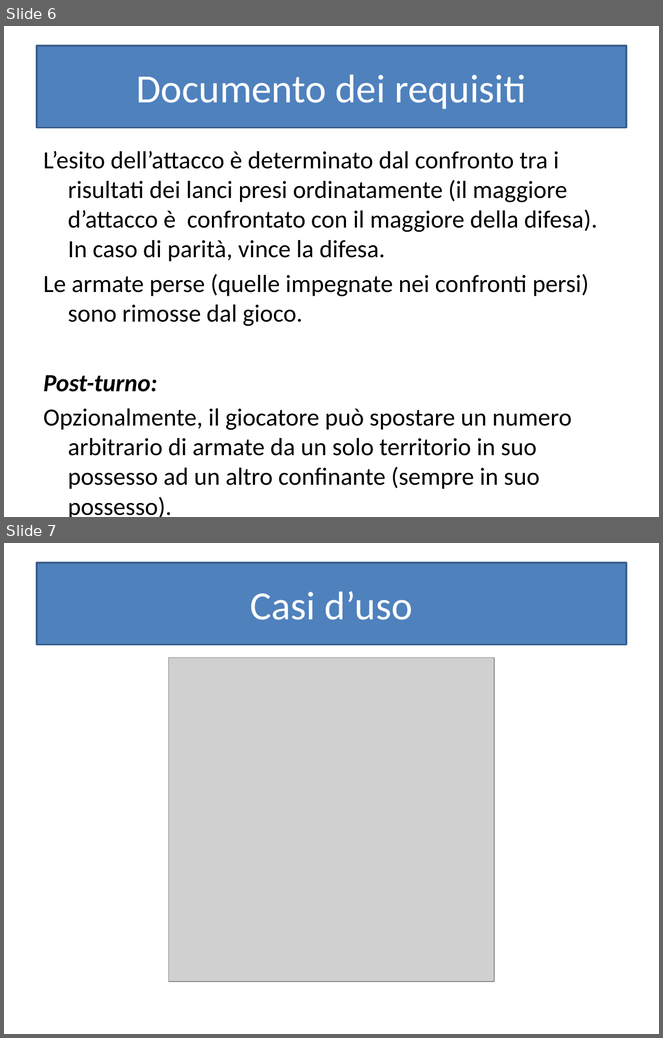
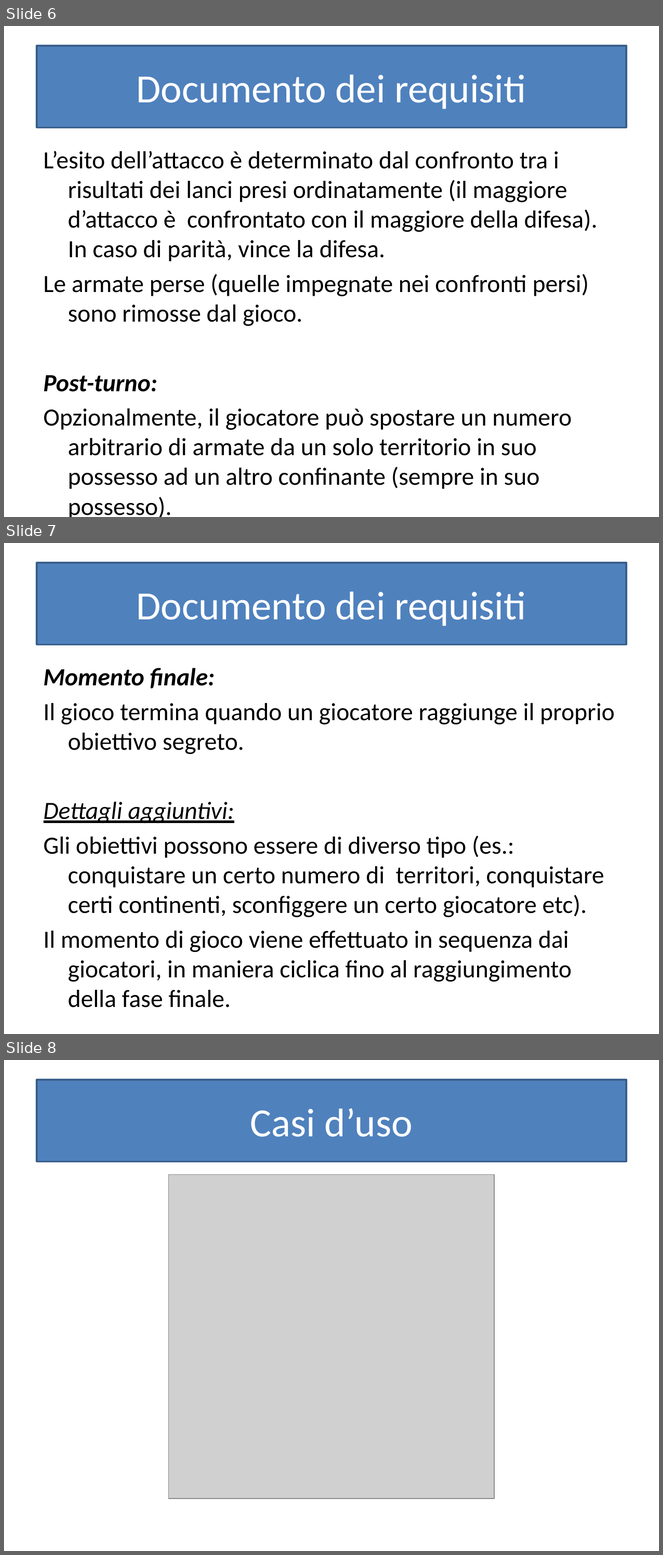
Before and after one commit to euneirophrenia/Risiko, a slide deck: Presentazione.pptx. Shown one above the other, each under a label of ours: slides 6 and 7 before the commit, slides 6, 7 and 8 after it. The pictures are 663x1038 and 663x1555 pixels, drawn with LibreOffice and Linux fonts; fonts in the diff are those of the drawing; grey boxes stand for pictures. Boxes give left, top, right and bottom in pixels: in the first picture for what was removed or moved away, otherwise in the second. Text is boxed around its words. In the diff, an @@ line names an element or a change of style, - is before the commit and + after.

Commit message:
ecco

```diff
--- a/Presentazione.pptx
+++ b/Presentazione.pptx
@@ slide 7 added at <box>4,543,659,1034</box>, background #FFFFFF @@
@@ title added at <box>37,563,626,644</box>, fill #4F81BD, outline #3A5F8C 2 pt, 44 pt, text #FFFFFF @@
+Documento dei requisiti
@@ text added at <box>44,668,615,982</box>, 27.2 pt, text #000000 @@
+Momento finale:
+Il gioco termina quando un giocatore raggiunge il proprio obiettivo segreto.
+Dettagli aggiuntivi:
+Gli obiettivi possono essere di diverso tipo (es.: conquistare un certo numero di territori, conquistare certi continenti, sconfiggere un certo giocatore etc).
+Il momento di gioco viene effettuato in sequenza dai giocatori, in maniera ciclica fino al raggiungimento della fase finale.
@@ what was slide 7 is now slide 8 @@
```
